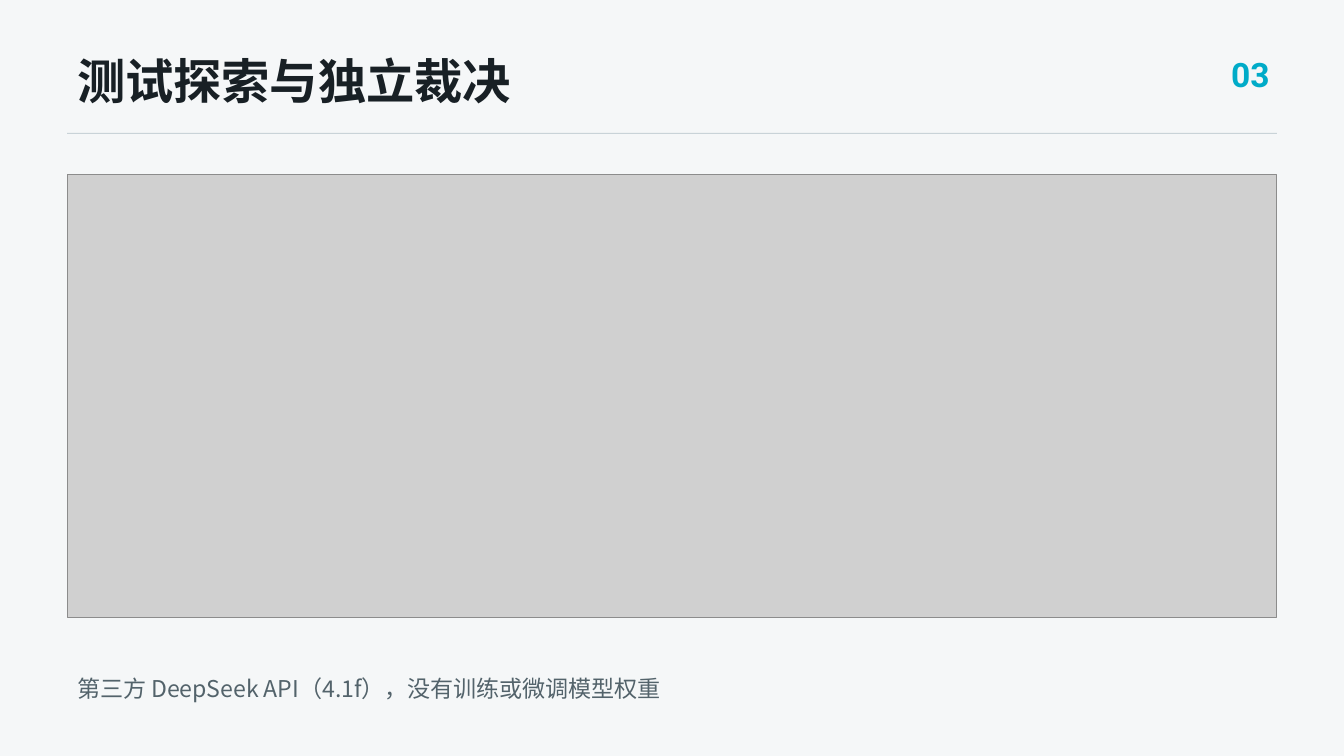
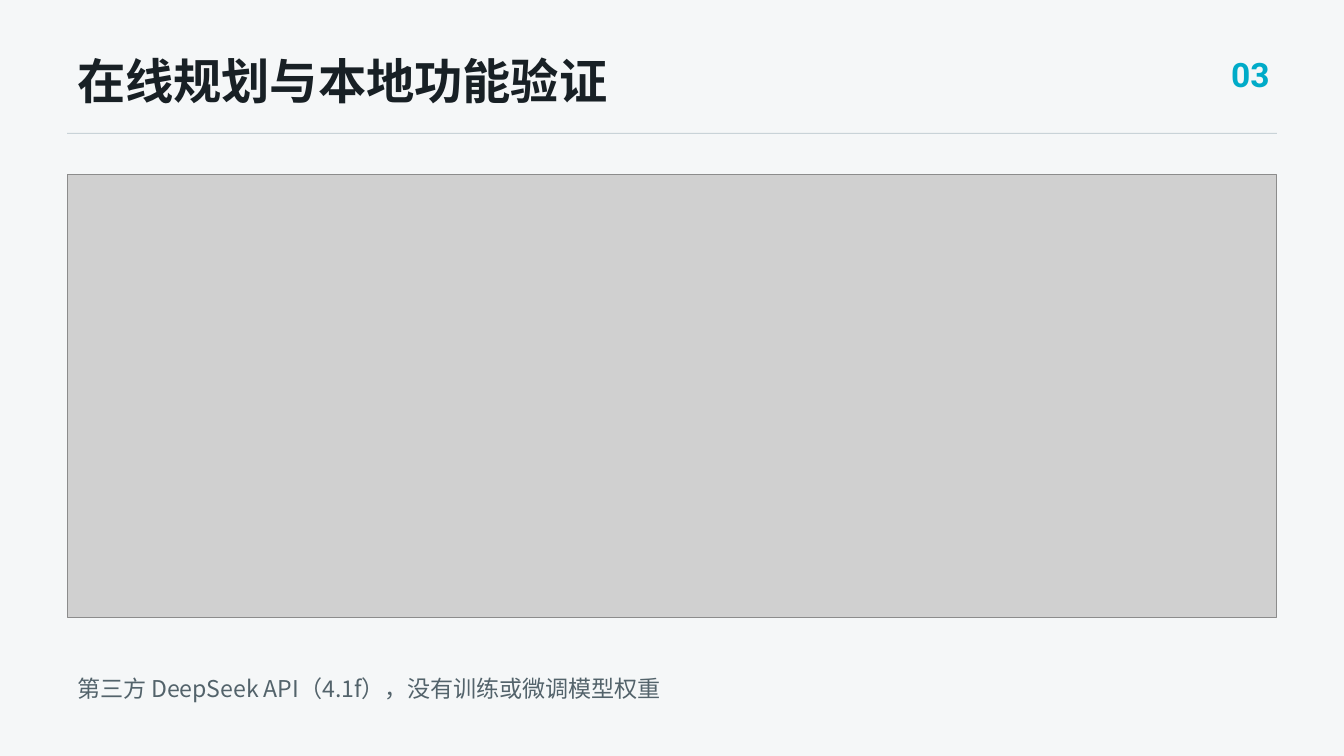
Before and after one commit to TYOCT-13/iverilog-ai-lab, a slide deck: slide 3 of docs/competition/ic/v4/presentation/output/ICARUS_AI_IC_defense_v4.pptx. Drawn at 1344x756 pixels with LibreOffice and Linux fonts; fonts in the diff are those of the drawing; grey boxes stand for pictures. Boxes give left, top, right and bottom in pixels: in the first picture for what was removed or moved away, otherwise in the second. Text is boxed around its words. In the diff, an @@ line names an element or a change of style, - is before the commit and + after.

```diff
--- a/docs/competition/ic/v4/presentation/output/ICARUS_AI_IC_defense_v4.pptx
+++ b/docs/competition/ic/v4/presentation/output/ICARUS_AI_IC_defense_v4.pptx
@@ text at (77, 57, 607, 104): text changed @@
-测试探索与独立裁决
+在线规划与本地功能验证
```
Also in this commit, not shown: 8 other slides changed, 7 slides added, 7 slides removed, 28 other files.
